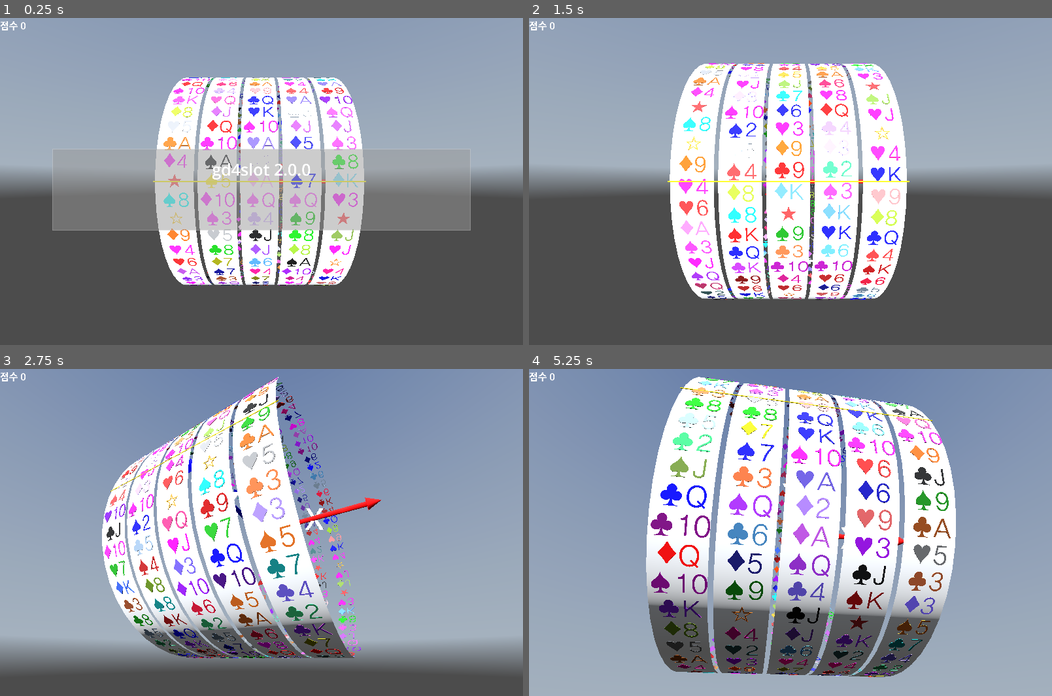
Above: before the commit, frames 1-4 (two rows, left to right).
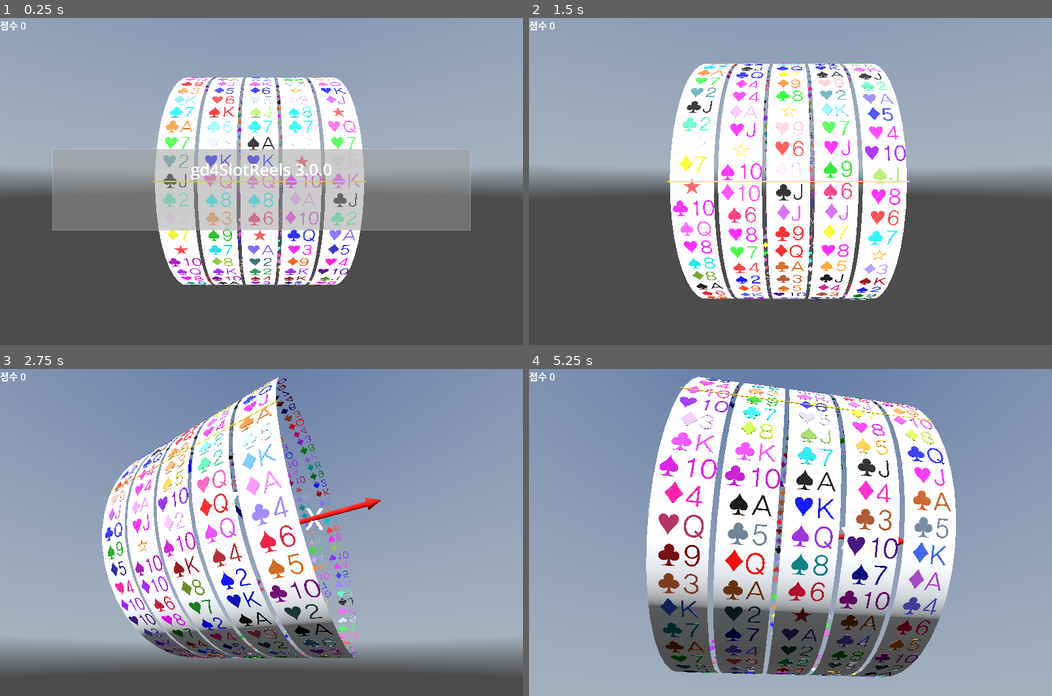
Above: after the commit, the same moments.

Repository: kasworld/gd4slot
Game: Godot game, scene res://main.tscn
The game is run twice, just before and just after one commit, with the same random seed, the same clock (stepped at 60 frames per second) and the same inputs. A sky picture missing from this copy of the repository is replaced by a grey-blue gradient.
Inputs (mouse positions are in pixels of both pictures, inside the frame that each line leads up to):
- Up to frame 1 (0.25 s): no input
- Up to frame 2 (1.5 s): tap Enter at 0.5, 0.6 s; move the mouse to (905, 165) at 0.52 s; click (905, 165) at 0.67 s; tap Space at 0.77 s; move the mouse to (685, 197) at 1.27 s; tap Delete at 1.35 s; click (685, 197) at 1.42 s
- Up to frame 3 (2.75 s): tap Space at 1.52 s; move the mouse to (313, 460) at 2.02 s; tap Enter at 2.1 s; click (313, 460) at 2.17 s
- Up to frame 4 (5.25 s): move the mouse to (764, 597) at 2.77 s; tap Delete at 2.85, 4.35 s; click (764, 597) at 2.92 s; tap Space at 3.02, 3.77, 4.52 s; move the mouse to (947, 581) at 3.52 s; tap Enter at 3.6, 5.1 s; click (947, 581) at 3.67 s; move the mouse to (633, 483) at 4.27 s; click (633, 483) at 4.42 s; move the mouse to (816, 532) at 5.02 s; click (816, 532) at 5.17 s

The runs differ from the first frame. In frame 1, 6.3% of the frame differs, in the area x 31-69%, y 18-82%; in frame 2, 7.7%; in frame 3, 8.3%; in frame 4, 13%, in the area x 23-81%, y 2-95%.

Commit message:
rename to ReelSymbol

Diff:
--- a/main.gd
+++ b/main.gd
@@ -12,20 +12,16 @@
 func start_all_animation() -> void:
 	pass
 
+var vp_size :Vector2
 var slot :Slots
 
 func _ready() -> void:
+	timed_message_init()
 	get_viewport().size_changed.connect(on_viewport_size_changed)
-	var vp_size = get_viewport().get_visible_rect().size
 	var 짧은길이 = min(vp_size.x,vp_size.y)
 	$"왼쪽패널".size = Vector2(vp_size.x/2 - 짧은길이/2, vp_size.y)
 	$오른쪽패널.size = Vector2(vp_size.x/2 - 짧은길이/2, vp_size.y)
 	$오른쪽패널.position = Vector2(vp_size.x/2 + 짧은길이/2, 0)
-
-	var msgrect = Rect2( vp_size.x * 0.1 ,vp_size.y * 0.4 , vp_size.x * 0.8 , vp_size.y * 0.25 )
-	$TimedMessage.init(80, msgrect, tr("gd4slot 2.0.0"))
-	$TimedMessage.panel_hidden.connect(message_hidden)
-	$TimedMessage.show_message("",0)
 
 	main_animation.animation_ended.connect(main_animation_ended)
 	start_all_animation()
@@ -39,10 +35,23 @@
 	$OmniLight3D.omni_range = slot.calc_size().length()*2
 	set_fixedcamera_pos()
 
+func timed_message_init() -> void:
+	vp_size = get_viewport().get_visible_rect().size
+	var msgrect := Rect2( vp_size.x * 0.1 ,vp_size.y * 0.4 , vp_size.x * 0.8 , vp_size.y * 0.25 )
+	$TimedMessage.init(80, msgrect,
+		"%s %s" % [
+			ProjectSettings.get_setting("application/config/name"),
+			ProjectSettings.get_setting("application/config/version")
+			] )
+
+	$TimedMessage.panel_hidden.connect(message_hidden)
+	$TimedMessage.show_message("",0)
+
+
 func 슬롯멈춤(sl :Slots) -> void:
-	var 칸들 := sl.선택된칸들얻기()
+	var symbol들 := sl.선택된symbol들얻기()
 	var 결과 := ""
-	for k in 칸들:
+	for k in symbol들:
 		결과 += k.글내용 + " "
 	$"왼쪽패널/점수".text = 결과
 
--- a/project.godot
+++ b/project.godot
@@ -10,7 +10,8 @@
 
 [application]
 
-config/name="gd4slot"
+config/name="gd4SlotReels"
+config/version="3.0.0"
 run/main_scene="uid://c6maulcewyhy5"
 config/features=PackedStringArray("4.5", "Forward Plus")
 config/icon="res://icon.svg"
--- a/reel/reel.gd
+++ b/reel/reel.gd
@@ -3,34 +3,34 @@
 
 signal rotation_stopped(rl :Reel)
 var 번호 :int
-var 칸크기 :Vector2
-var 칸정보목록 :Array # [ text, color ]
-var 칸들 :Array[칸]
-var 한칸각도 :float
+var symbol크기 :Vector2
+var symbol정보목록 :Array # [ text, color ]
+var symbol_list :Array[ReelSymbol]
+var symbol각도 :float
 
 func calc_radius() -> float:
-	return 칸정보목록.size() * 칸크기.y / (2*PI)
+	return symbol정보목록.size() * symbol크기.y / (2*PI)
 
-func init(n :int, 칸크기a :Vector2, 칸정보목록a :Array) -> Reel:
+func init(n :int, symbol크기a :Vector2, symbol정보목록a :Array) -> Reel:
 	번호 = n
-	칸크기 = 칸크기a
-	칸정보목록 = 칸정보목록a
-	var count := 칸정보목록.size()
-	한칸각도 = 2*PI / count
+	symbol크기 = symbol크기a
+	symbol정보목록 = symbol정보목록a
+	var count := symbol정보목록.size()
+	symbol각도 = 2*PI / count
 
-	var r := count * 칸크기.y / (2*PI)
+	var r := count * symbol크기.y / (2*PI)
 	for i in count:
-		var k :칸 = preload("res://reel/칸/칸.tscn").instantiate().init(i, 칸크기,r,칸정보목록[i][0], 칸정보목록[i][1])
+		var k :ReelSymbol = preload("res://reel/reel_symbol/reel_symbol.tscn").instantiate().init(i, symbol크기,r,symbol정보목록[i][0], symbol정보목록[i][1])
 		k.rotation.x = 2*PI/count *i
 		add_child(k)
-		칸들.append(k)
+		symbol_list.append(k)
 
 	$MeshInstance3D.mesh.material.albedo_color = Color.WHITE
 	$MeshInstance3D.mesh.top_radius = calc_radius()
 	$MeshInstance3D.mesh.bottom_radius = $MeshInstance3D.mesh.top_radius
-	$MeshInstance3D.mesh.height = 칸크기.x
-	$MeshInstance3D.mesh.radial_segments = 칸정보목록.size()
-	$MeshInstance3D.rotation.x = 한칸각도/2
+	$MeshInstance3D.mesh.height = symbol크기.x
+	$MeshInstance3D.mesh.radial_segments = symbol정보목록.size()
+	$MeshInstance3D.rotation.x = symbol각도/2
 
 	return self
 
@@ -46,7 +46,7 @@
 	if acceleration > 0:
 		rotation_per_second *= pow( acceleration , dur_sec)
 	#if 회전중인가 and abs(rotation_per_second) <= 0.01:
-	if 회전중인가 and (abs(rotation_per_second) <= 0.1 and 칸중심근처인가()) or (abs(rotation_per_second) <= 0.01):
+	if 회전중인가 and (abs(rotation_per_second) <= 0.1 and symbol중심근처인가()) or (abs(rotation_per_second) <= 0.01):
 		회전중인가 = false
 		rotation_per_second = 0.0
 		rotation_stopped.emit(self)
@@ -60,17 +60,17 @@
 	assert(accel < 1.0)
 	acceleration = accel
 
-func 칸중심각도(n :int) -> float:
-	return 한칸각도 * n
+func symbol중심각도(n :int) -> float:
+	return symbol각도 * n
 
-func 칸중심근처인가() -> bool:
+func symbol중심근처인가() -> bool:
 	var 현재각도 = fposmod(-rotation.x, 2*PI)
-	var 중심각도 = 칸중심각도(선택된칸번호())
-	return abs(현재각도 - 중심각도) <= 한칸각도/100
+	var 중심각도 = symbol중심각도(선택된symbol번호())
+	return abs(현재각도 - 중심각도) <= symbol각도/100
 
-func 선택된칸번호() -> int:
+func 선택된symbol번호() -> int:
 	var 현재각도 = fposmod(-rotation.x, 2*PI)
-	return ceili( (현재각도-한칸각도/2) / 한칸각도 ) % 칸들.size()
+	return ceili( (현재각도-symbol각도/2) / symbol각도 ) % symbol_list.size()
 
-func 선택된칸얻기() -> 칸:
-	return 칸들[선택된칸번호()]
+func 선택된symbol얻기() -> ReelSymbol:
+	return symbol_list[선택된symbol번호()]
--- a/reel/칸/칸.gd
+++ b/reel/reel_symbol/reel_symbol.gd
@@ -1,10 +1,10 @@
 extends Node3D
-class_name 칸
+class_name ReelSymbol
 
 var 글내용 :String
 var 번호 :int
 
-func init(n :int, sz :Vector2, r :float, t :String, co :Color) -> 칸:
+func init(n :int, sz :Vector2, r :float, t :String, co :Color) -> ReelSymbol:
 	번호 = n
 	글내용 = t
 	$"글".mesh.text = 글내용
--- a/reel/칸/칸.tscn
+++ b/reel/reel_symbol/reel_symbol.tscn
@@ -1,7 +1,7 @@
 [gd_scene load_steps=5 format=3 uid="uid://o02enb5nefpx"]
 
-[ext_resource type="Script" uid="uid://by7055v5bfc5w" path="res://reel/칸/칸.gd" id="1_47w7n"]
-[ext_resource type="FontFile" uid="uid://gdh6qls28unk" path="res://font/HakgyoansimBareondotumR.ttf" id="2_siyr3"]
+[ext_resource type="Script" uid="uid://by7055v5bfc5w" path="res://reel/reel_symbol/reel_symbol.gd" id="1_0b0sy"]
+[ext_resource type="FontFile" uid="uid://gdh6qls28unk" path="res://font/HakgyoansimBareondotumR.ttf" id="2_wkmah"]
 
 [sub_resource type="StandardMaterial3D" id="StandardMaterial3D_47w7n"]
 resource_local_to_scene = true
@@ -10,11 +10,11 @@
 resource_local_to_scene = true
 material = SubResource("StandardMaterial3D_47w7n")
 text = "test"
-font = ExtResource("2_siyr3")
+font = ExtResource("2_wkmah")
 pixel_size = 0.1
 
-[node name="칸" type="Node3D"]
-script = ExtResource("1_47w7n")
+[node name="ReelSymbol" type="Node3D"]
+script = ExtResource("1_0b0sy")
 
 [node name="글" type="MeshInstance3D" parent="."]
 mesh = SubResource("TextMesh_siyr3")
--- a/slots/slots.gd
+++ b/slots/slots.gd
@@ -5,21 +5,21 @@
 
 var colorlist :Array = NamedColorList.filter_to_colorlist(NamedColorList.make_dark_color_list())
 var cardlist :Array = PlayingCard.make_deck_with_joker()
-var 칸크기 := Vector2(10,5)
+var symbol크기 := Vector2(10,5)
 var reelcount := 5
 var reellist := []
 
 func init() -> Slots:
-	var 칸정보목록 := []
+	var symbol정보목록 := []
 	for i in cardlist.size():
-		칸정보목록.append( [cardlist[i], colorlist[i%colorlist.size()]] )
-	칸정보목록.shuffle()
+		symbol정보목록.append( [cardlist[i], colorlist[i%colorlist.size()]] )
+	symbol정보목록.shuffle()
 	for i in reelcount:
-		var kilist := 칸정보목록.duplicate()
+		var kilist := symbol정보목록.duplicate()
 		kilist.shuffle()
-		var rl = preload("res://reel/reel.tscn").instantiate().init(i, 칸크기, kilist)
+		var rl = preload("res://reel/reel.tscn").instantiate().init(i, symbol크기, kilist)
 		rl.rotation_stopped.connect(결과가결정됨)
-		rl.position = Vector3(i*칸크기.x+i +칸크기.x/2 -calc_width()/2, 0, 0)
+		rl.position = Vector3(i*symbol크기.x+i +symbol크기.x/2 -calc_width()/2, 0, 0)
 		add_child(rl)
 		reellist.append(rl)
 
@@ -35,7 +35,7 @@
 	return reellist[0].calc_radius()
 
 func calc_width() -> float:
-	return reelcount*(칸크기.x+1)
+	return reelcount*(symbol크기.x+1)
 
 func calc_size() -> Vector3:
 	return Vector3(calc_width(),calc_radius()*2,calc_radius()*2)
@@ -52,10 +52,10 @@
 	if 모두멈추었나:
 		rotation_stopped.emit(self)
 
-func 선택된칸들얻기() -> Array:
+func 선택된symbol들얻기() -> Array:
 	var rtn := []
 	for n in reellist:
-		rtn.append(n.선택된칸얻기())
+		rtn.append(n.선택된symbol얻기())
 	return rtn
 
 func random_color()->Color:
Renamed: reel/칸/칸.gd.uid -> reel/reel_symbol/reel_symbol.gd.uid
